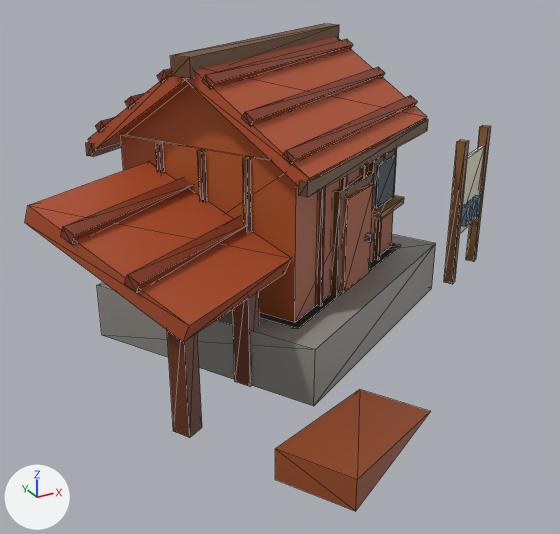
The glTF model art/models/building_6.glb, before and after one commit.
Both versions are drawn from a 50 mm camera at (-0.643, -1.182, 0.681) aimed at (-0.044, -0.092, 0.136). Every picture has the same lights, and +X, +Y and +Z are marked at lower left. The picture after the commit comes second. Mesh edges are drawn as thin lines. Vertices at exactly the same position are counted once.

In view in the first picture: 'building_6'.
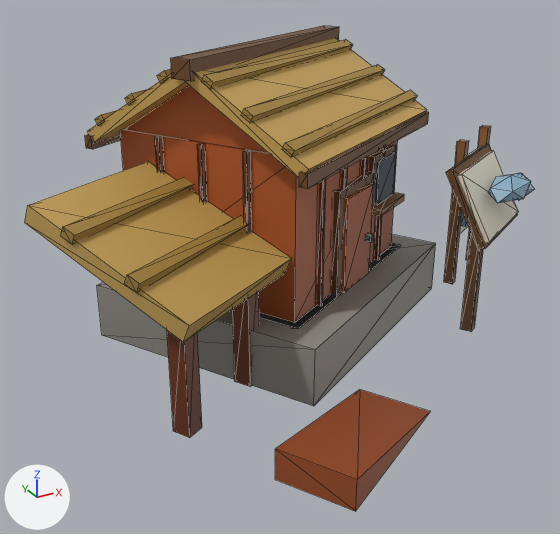
What differs and where, as boxes [x1, y1, x2, y2] in the pictures (560 x 534 px; the box of a moved part takes in the faces that stretch with it):
'building_6', reshaped (9% wider): before [25, 24, 491, 511]; after [25, 26, 535, 511]
part 1 of me_building_6, moved or reshaped: before [369, 148, 396, 210]; after [369, 145, 396, 206]
part 2 of me_building_6, moved or reshaped: before [374, 155, 396, 208]; after [375, 152, 396, 205]
part 3 of me_building_6, moved or reshaped: before [372, 195, 404, 220]; after [372, 192, 404, 216]
part 4 of me_building_6, moved or reshaped: before [125, 85, 270, 160]; after [124, 86, 268, 153]
part 5 of me_building_6, moved or reshaped: before [125, 93, 145, 109]; after [241, 64, 385, 123]
part 6 of me_building_6, moved or reshaped: before [299, 119, 428, 197]; after [299, 112, 429, 189]
part 7 of me_building_6, moved or reshaped: before [242, 67, 385, 126]; after [95, 110, 118, 126]
part 8 of me_building_6, moved or reshaped: before [86, 142, 121, 157]; after [85, 134, 121, 149]
part 9 of me_building_6, moved or reshaped: before [170, 24, 339, 78]; after [171, 26, 339, 81]
part 10 of me_building_6, rebuilt (6% shorter): before [184, 37, 427, 186]; after [184, 38, 427, 178]
part 11 of me_building_6, rebuilt: before [282, 95, 417, 164]; after [282, 90, 418, 157]
part 12 of me_building_6, rebuilt (10% shorter): before [88, 73, 190, 150]; after [87, 74, 189, 143]
part 13 of me_building_6, deleted: before [95, 117, 115, 132]
part 14 of me_building_6, built on: before [121, 39, 397, 322]; after [120, 39, 535, 332]
part 15 of me_building_6, recoloured (lighter): [25, 161, 292, 342] in both

What changed in the scene script:
```text
Change me_building_6:
    used by ob_building_6; location = (0.0, 0.0, 0.0)
    remove me_building_6.from_pydata(...)  # 372 vertices, 568 faces; spans x -0.461..0.513, y -0.544..0.401, z 0.0..0.509
    add me_building_6.from_pydata(...)  # 413 vertices, 630 faces; spans x -0.461..0.513, y -0.544..0.401, z 0.0..0.505
    me_building_6 part 1: the loose piece of 8 vertices spanning x 0.132..0.22, y -0.105..-0.047, z 0.206..0.306 is moved by (0.0, 0.0, 0.006)
    me_building_6 part 2: the loose piece of 8 vertices spanning x 0.142..0.214, y -0.105..-0.055, z 0.216..0.296 is moved by (0.0, 0.0, 0.006)
    me_building_6 part 3: the loose piece of 8 vertices spanning x 0.128..0.234, y -0.125..-0.047, z 0.202..0.214 is moved by (0.0, 0.0, 0.006)
    me_building_6 part 4: the loose piece of 6 vertices spanning x -0.253..0.233, y -0.218..0.253, z 0.36..0.476 is scaled about its middle by (1, 1, 0.882), then moved by (0.0, 0.0, 0.003)
    me_building_6 part 5: the loose piece of 8 vertices spanning x -0.267..0.137, y -0.01..0.236, z 0.418..0.438 is multiplied about its middle by the matrix ((0.855, 0.251, 0.454), (0.251, 0.565, -0.786), (-0.454, 0.786, 0.42)), then moved by (0.11, -0.191, 0.005)
    me_building_6 part 6: the loose piece of 8 vertices spanning x -0.11..0.295, y -0.281..-0.039, z 0.329..0.351 is moved by (0.0, 0.0, 0.013)
    me_building_6 part 7: the loose piece of 8 vertices spanning x -0.157..0.247, y -0.201..0.045, z 0.418..0.438 is multiplied about its middle by the matrix ((0.855, 0.251, -0.454), (0.251, 0.565, 0.786), (0.454, -0.786, 0.42)), then moved by (-0.144, 0.25, -0.036)
    me_building_6 part 8: the loose piece of 8 vertices spanning x -0.315..0.09, y 0.074..0.316, z 0.329..0.351 is moved by (0.0, 0.0, 0.013)
    me_building_6 part 9: the loose piece of 8 vertices spanning x -0.222..0.202, y -0.115..0.15, z 0.479..0.509 is moved by (0.0, 0.0, -0.004)
    me_building_6 part 10: the loose piece of 8 vertices spanning x -0.208..0.29, y -0.278..0.135, z 0.338..0.496 is rebuilt with 8 vertices and now spans x -0.208..0.29, y -0.278..0.135, z 0.351..0.492
    me_building_6 part 11: the loose piece of 8 vertices spanning x -0.123..0.281, y -0.26..-0.015, z 0.372..0.392 is rebuilt with 8 vertices and now spans x -0.123..0.281, y -0.26..-0.014, z 0.383..0.402
    me_building_6 part 12: the loose piece of 8 vertices spanning x -0.31..0.188, y -0.101..0.313, z 0.338..0.496 is rebuilt with 8 vertices and now spans x -0.31..0.188, y -0.1..0.312, z 0.351..0.492
    me_building_6 part 13: the loose piece of 8 vertices spanning x -0.301..0.103, y 0.049..0.295, z 0.372..0.392 is deleted
    me_building_6 part 14: 32 vertices moved from x -0.26..0.24, y -0.225..0.26, z 0.36 to x -0.26..0.24, y -0.225..0.26, z 0.37; 12 vertices removed from x -0.233..0.213, y -0.142..0.177, z 0.475..0.485; 61 vertices added at x -0.267..0.377, y -0.318..0.235, z 0.0..0.484
    me_building_6 part 15: 36 kept faces spanning x -0.461..-0.093, y -0.349..0.029, z 0.183..0.324 get new vertex colours
```
